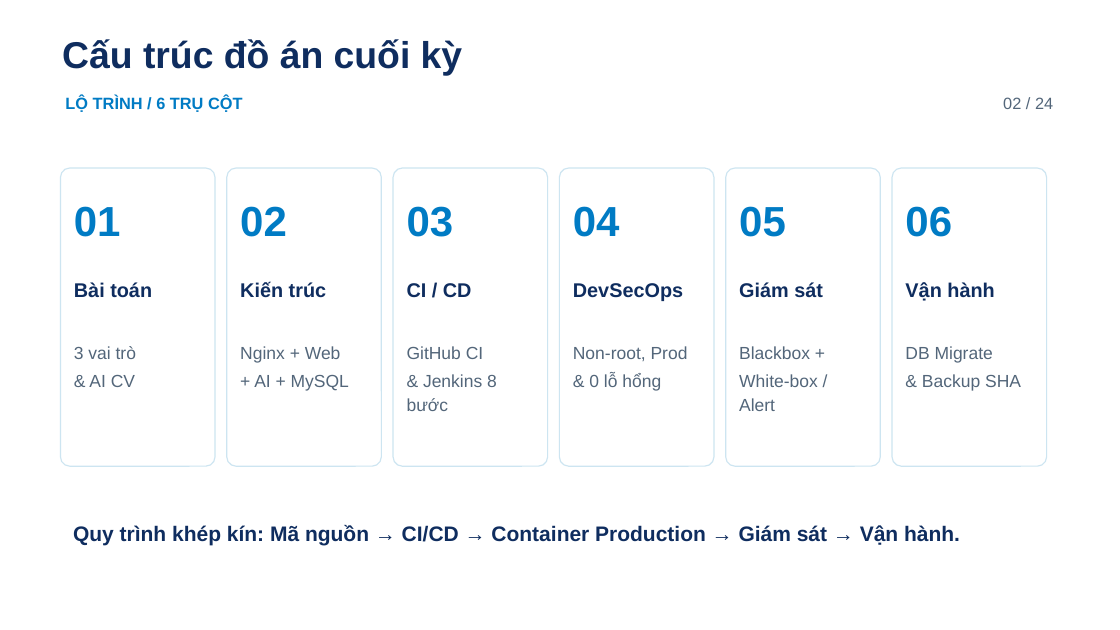
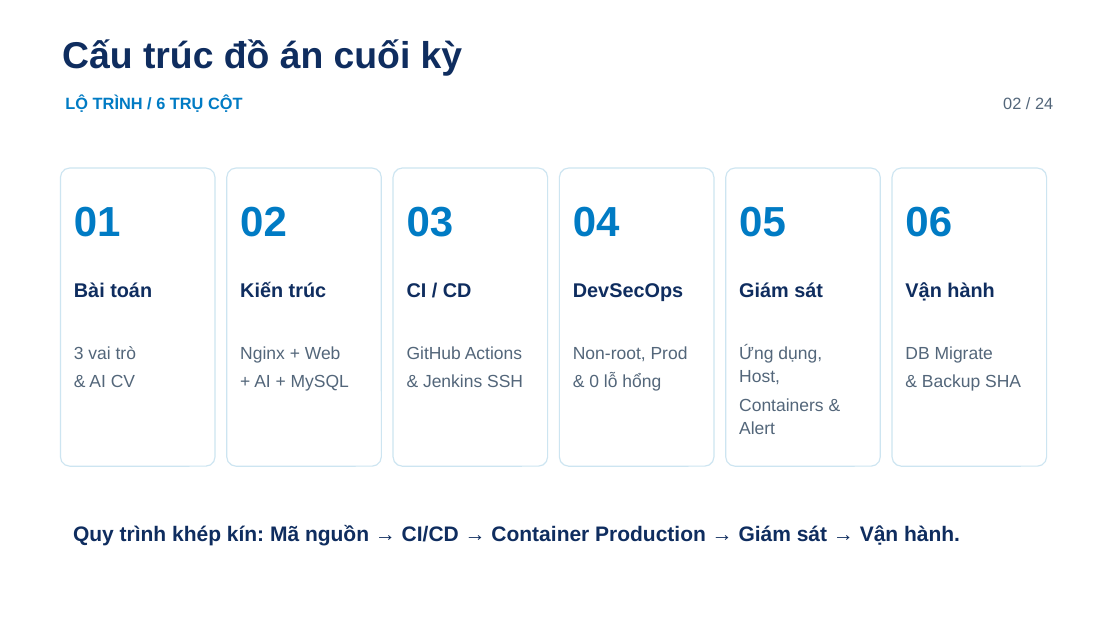
Before and after one commit to hieunofun/cong-nghe-phan-mem, a slide deck: slide 2 of JobLink_Final_Presentation.pptx. Drawn at 1120x630 pixels with LibreOffice and Linux fonts; fonts in the diff are those of the drawing; background and template pictures are left out. Boxes give left, top, right and bottom in pixels: in the first picture for what was removed or moved away, otherwise in the second. Text is boxed around its words. In the diff, an @@ line names an element or a change of style, - is before the commit and + after.

```diff
--- a/JobLink_Final_Presentation.pptx
+++ b/JobLink_Final_Presentation.pptx
@@ text at bbox=[407, 346, 523, 387]: text changed @@
-GitHub CI
-& Jenkins 8 bước
+GitHub Actions
+& Jenkins SSH
@@ text at bbox=[739, 346, 824, 434]: text changed @@
-Blackbox +
-White-box / Alert
+Ứng dụng, Host,
+Containers & Alert
```
Also in this commit, not shown: 11 other slides changed, 2 slides added, 2 slides removed, 3 other files.
